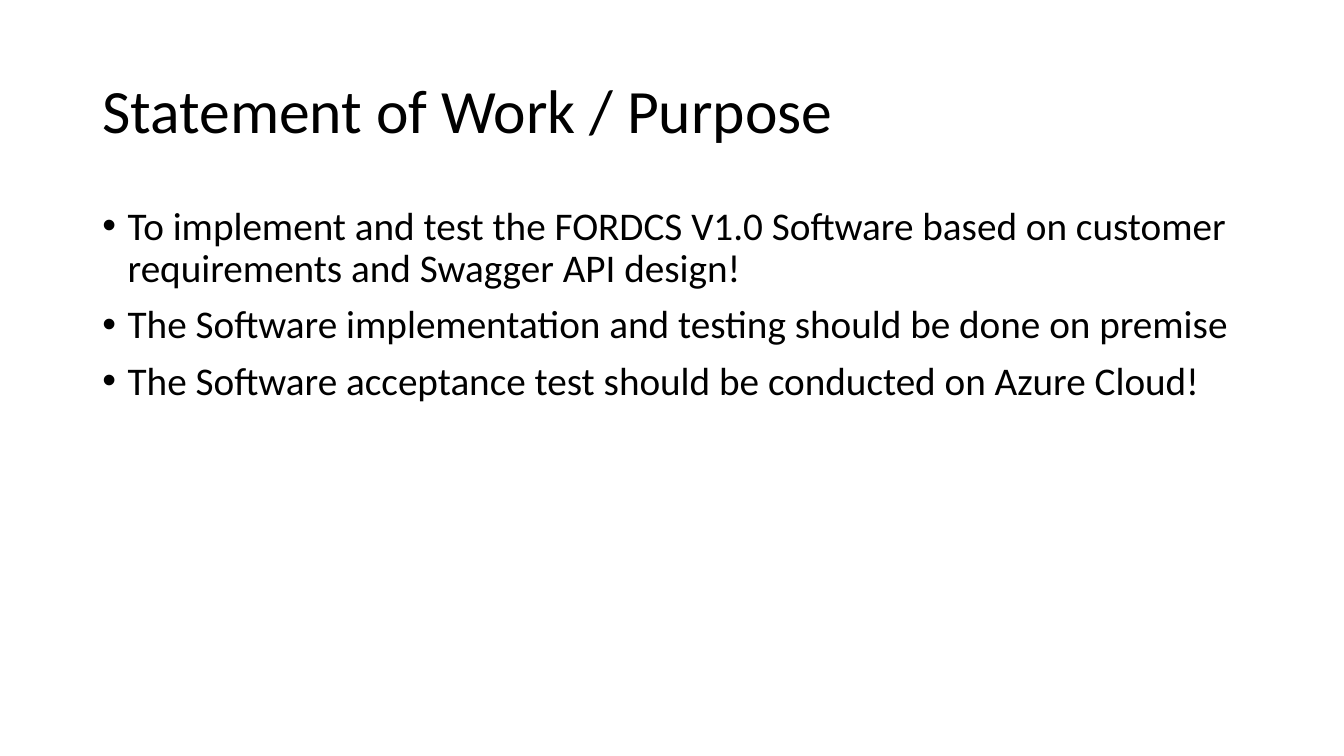
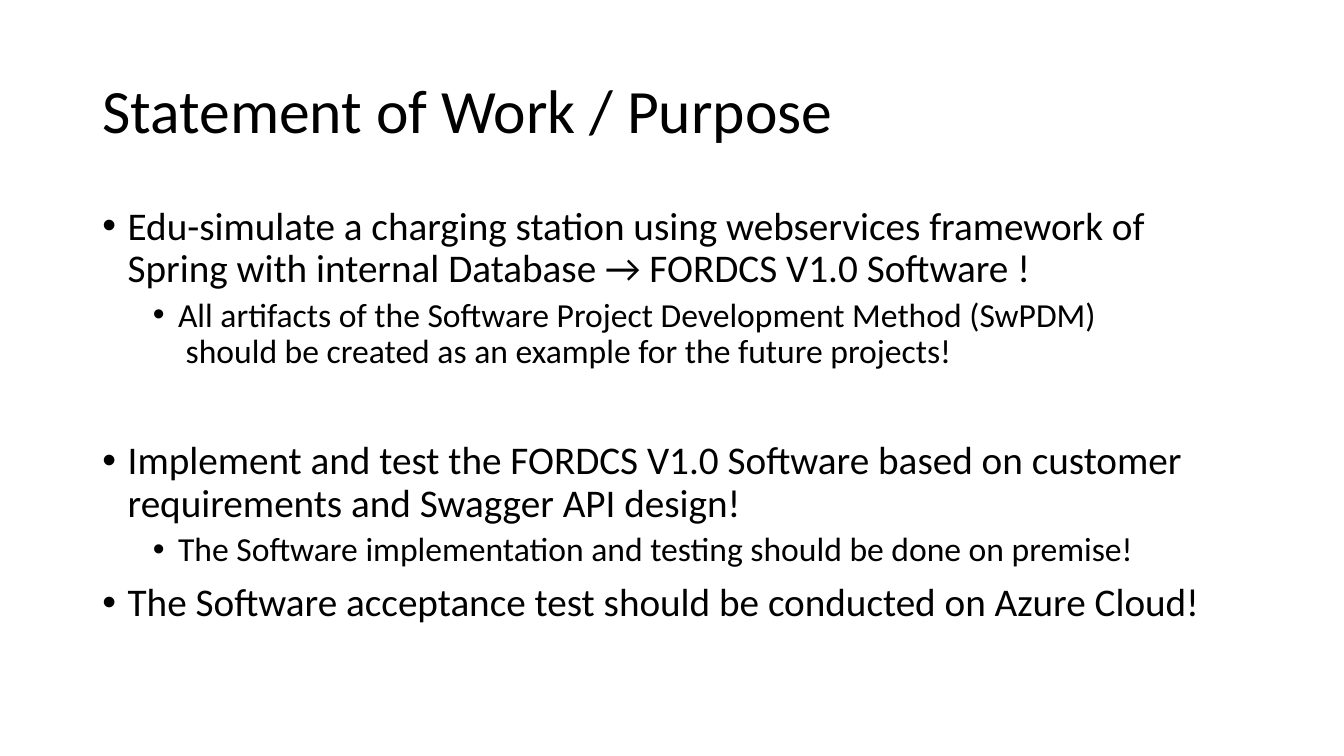
Before and after one commit to karacankos/smarthome-fordcs, a slide deck: slide 4 of fordcs-docs/EDUp FORDCS-V1.0 Project-v2022.04/1_EDUp FORDCS-V1.0 Planning.v2022.04.pptx. Drawn at 1344x756 pixels with LibreOffice and Linux fonts; fonts in the diff are those of the drawing. Boxes give left, top, right and bottom in pixels: in the first picture for what was removed or moved away, otherwise in the second. Text is boxed around its words. In the diff, an @@ line names an element or a change of style, - is before the commit and + after.

```diff
--- a/fordcs-docs/EDUp FORDCS-V1.0 Project-v2022.04/1_EDUp FORDCS-V1.0 Planning.v2022.04.pptx
+++ b/fordcs-docs/EDUp FORDCS-V1.0 Project-v2022.04/1_EDUp FORDCS-V1.0 Planning.v2022.04.pptx
@@ text at box(128, 212, 1182, 567): text changed @@
-• To implement and test the FORDCS V1.0 Software based on customer requirements and Swagger API design!
-• The Software implementation and testing should be done on premise
+• Edu-simulate a charging station using webservices framework of Spring with internal Database → FORDCS V1.0 Software !
+  • All artifacts of the Software Project Development Method (SwPDM)
+    should be created as an example for the future projects!
+• Implement and test the FORDCS V1.0 Software based on customer requirements and Swagger API design!
+  • The Software implementation and testing should be done on premise!
```
Also in this commit, not shown: 5 other slides changed, 1 slide added, 4 slides removed, 3 other files.
